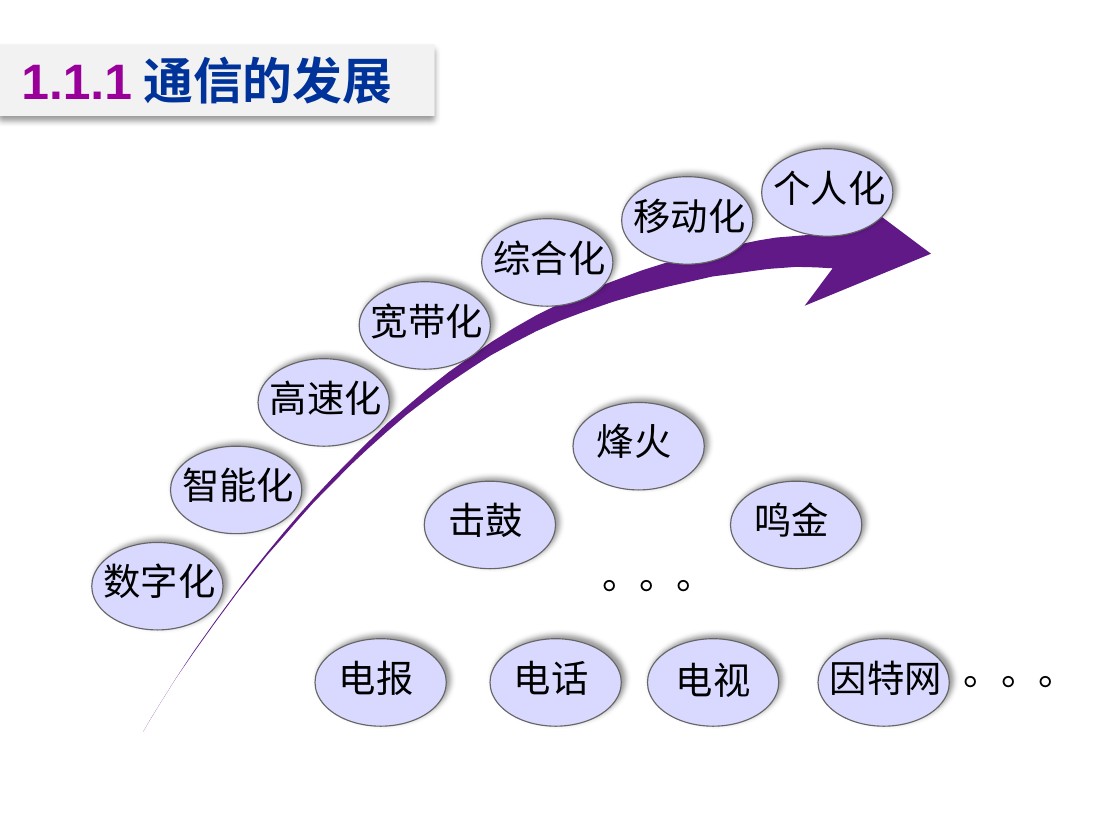
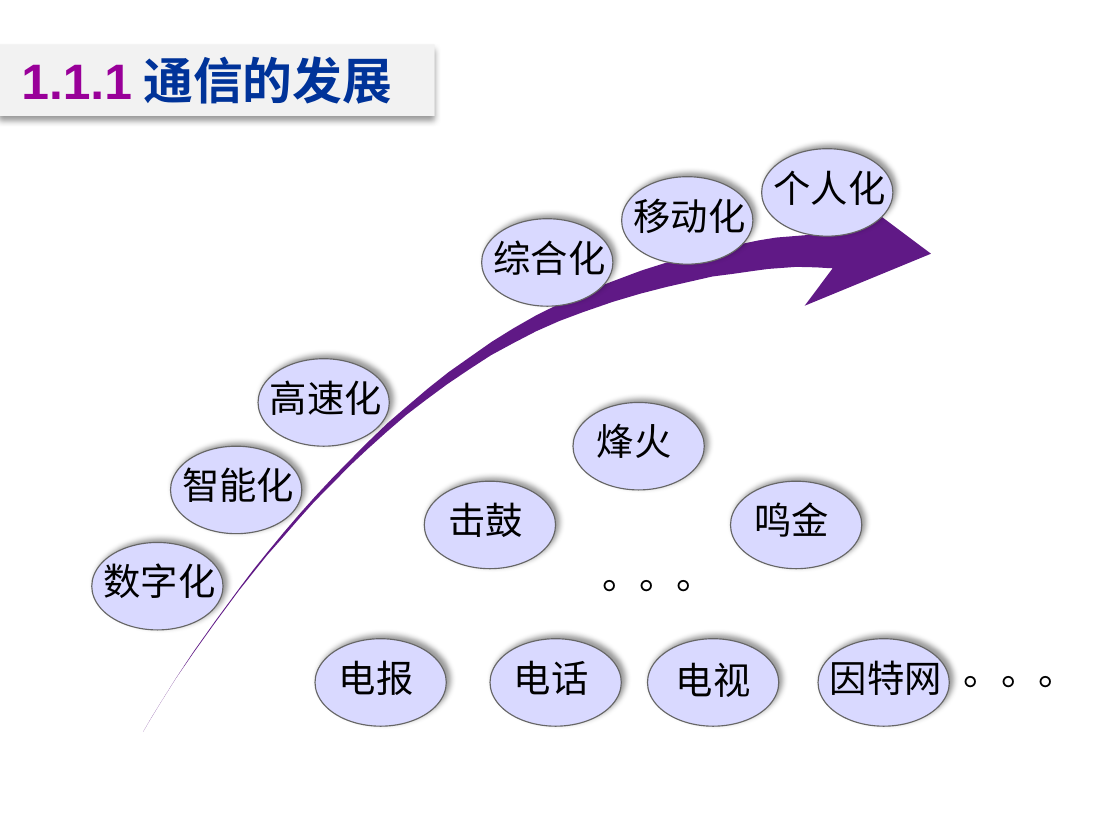
Before and after one commit to Happyday159/course-materials, a slide deck: slide 7 of files/lecture1a.pptx. Drawn at 1120x840 pixels with LibreOffice and Linux fonts; fonts in the diff are those of the drawing; background and template pictures are left out. Boxes give left, top, right and bottom in pixels: in the first picture for what was removed or moved away, otherwise in the second. Text is boxed around its words. In the diff, an @@ line names an element or a change of style, - is before the commit and + after.

```diff
--- a/files/lecture1a.pptx
+++ b/files/lecture1a.pptx
@@ ellipse removed at bbox=[360, 282, 491, 370] @@
@@ text removed at bbox=[371, 297, 483, 339] @@
-宽带化
```
Also in this commit, not shown: 2 other slides changed, 1 other file.
